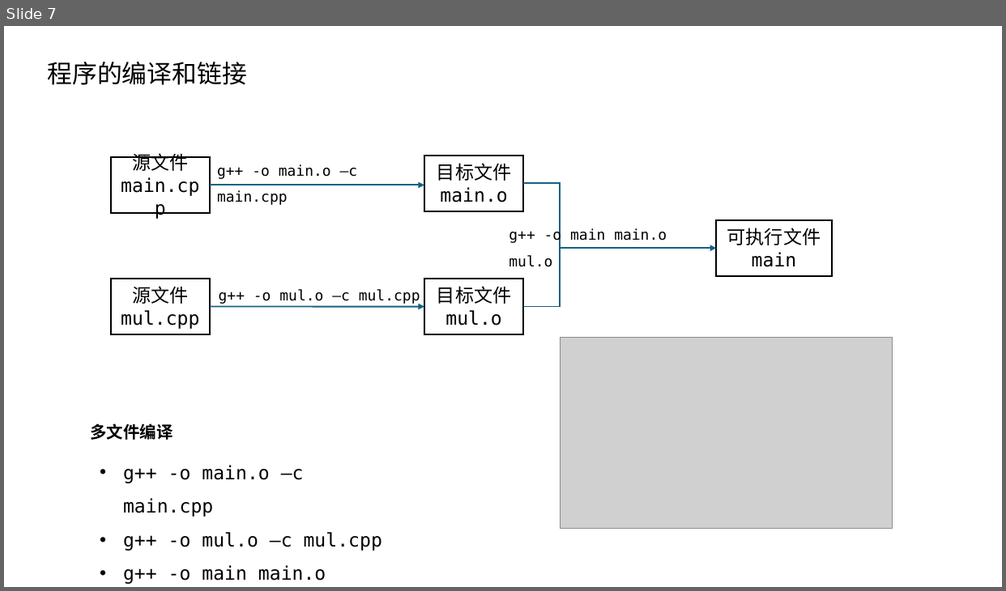
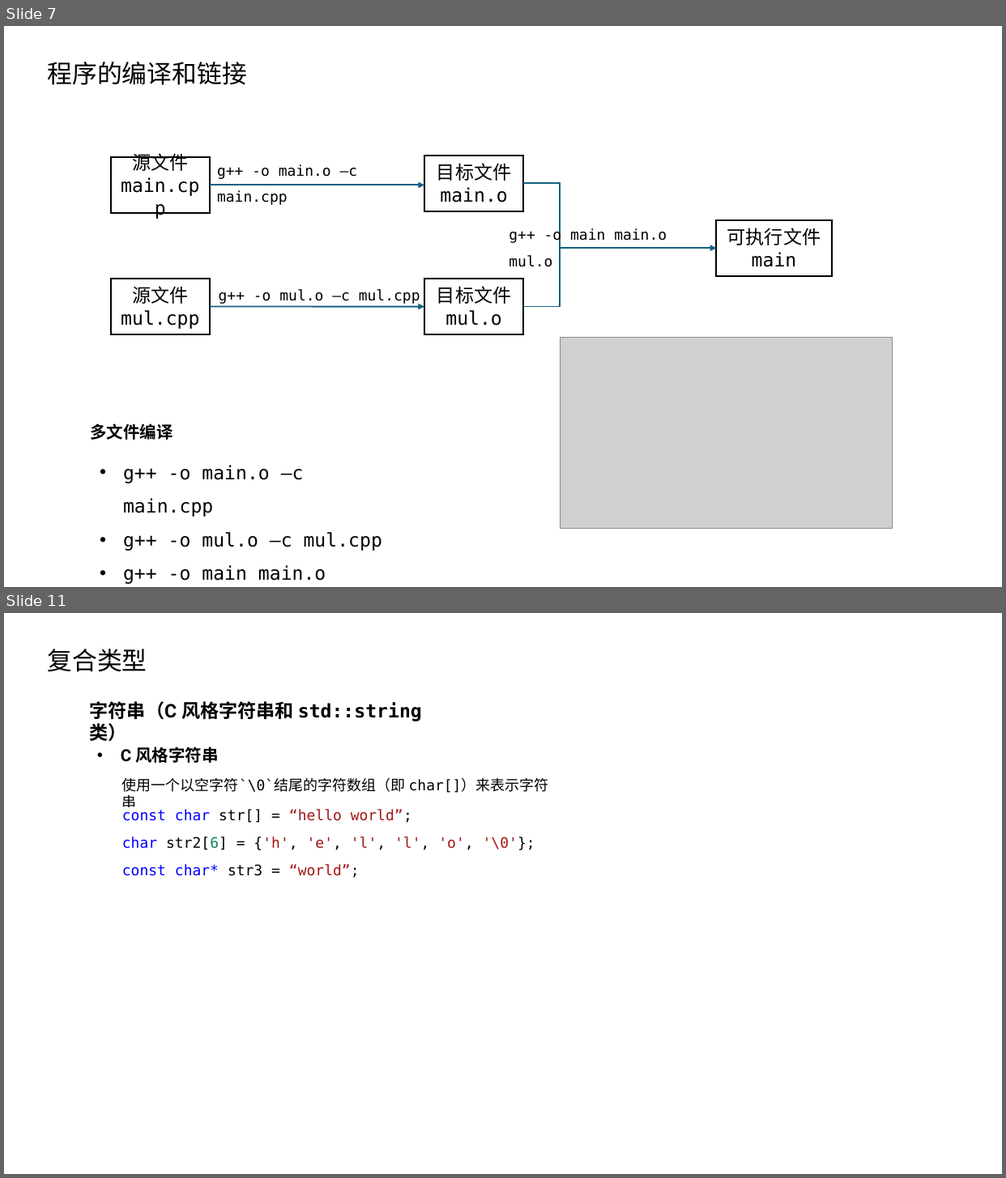
Before and after one commit to gbvo/blackpole, a slide deck: cpp_share.pptx. Shown one above the other, each under a label of ours: slide 7 before the commit, slides 7 and 11 after it; the slides between them are not shown. The pictures are 1006x591 and 1006x1178 pixels, drawn with LibreOffice and Linux fonts; fonts in the diff are those of the drawing; grey boxes stand for pictures. Boxes give left, top, right and bottom in pixels: in the first picture for what was removed or moved away, otherwise in the second. Text is boxed around its words. In the diff, an @@ line names an element or a change of style, - is before the commit and + after.

```diff
--- a/cpp_share.pptx
+++ b/cpp_share.pptx
@@ slide 11 added at (4,613,1002,1174), background #FFFFFF @@
@@ text added at (47,649,147,672), 24 pt, text #000000 @@
+复合类型
@@ text added at (90,701,422,722), 18 pt, text #000000, bold @@
+字符串（C 风格字符串和 std::string 类）
@@ text added at (121,747,218,763), 16 pt, text #000000, bold @@
+• C 风格字符串
@@ text added at (122,778,549,807), 14 pt, text #000000 @@
+使用一个以空字符`\0`结尾的字符数组（即 char[]）来表示字符串
@@ text added at (122,809,412,823), 14 pt, text #A31515 @@
+const char str[] = “hello world”;
@@ text added at (122,837,535,850), 14 pt, text #A31515 @@
+char str2[6] = {'h', 'e', 'l', 'l', 'o', '\0'};
@@ text added at (122,864,360,878), 14 pt, text #0000FF @@
+const char* str3 = “world”;
```
Also in this commit, not shown: 1 slide changed, 2 other slides added.
